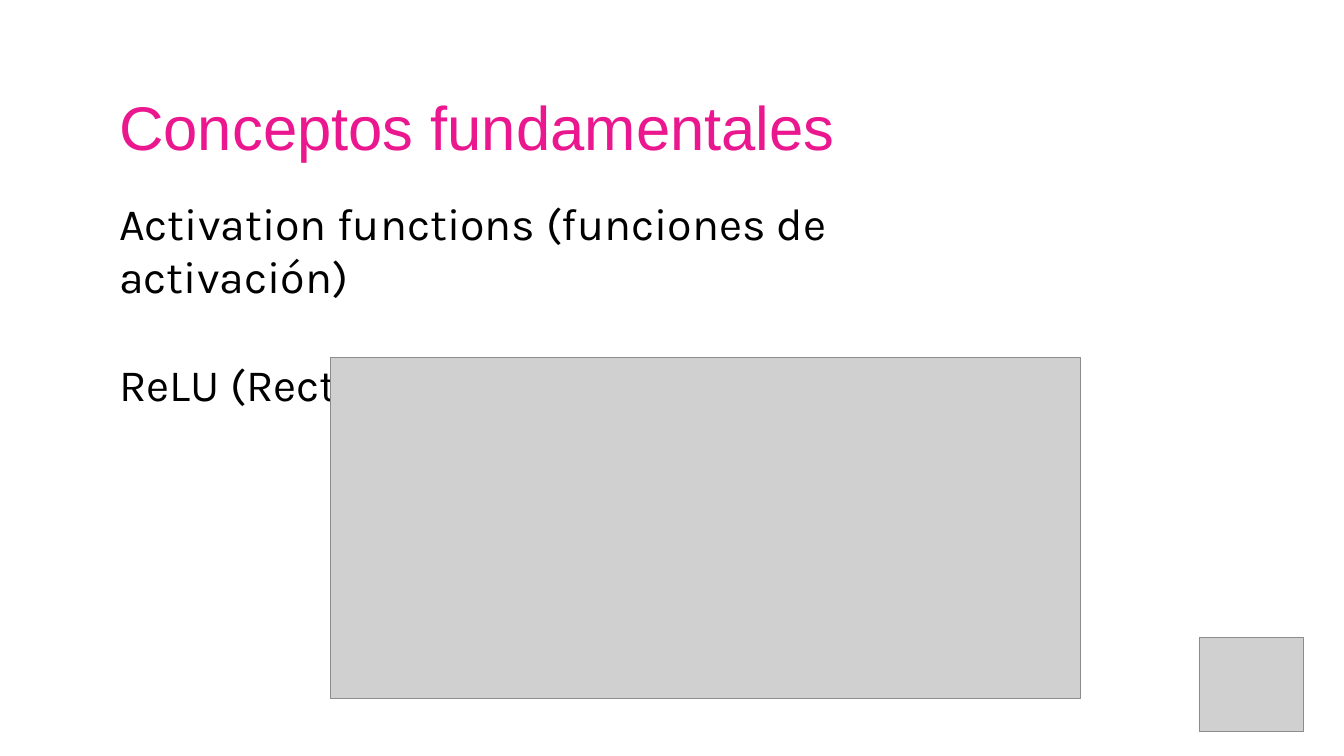
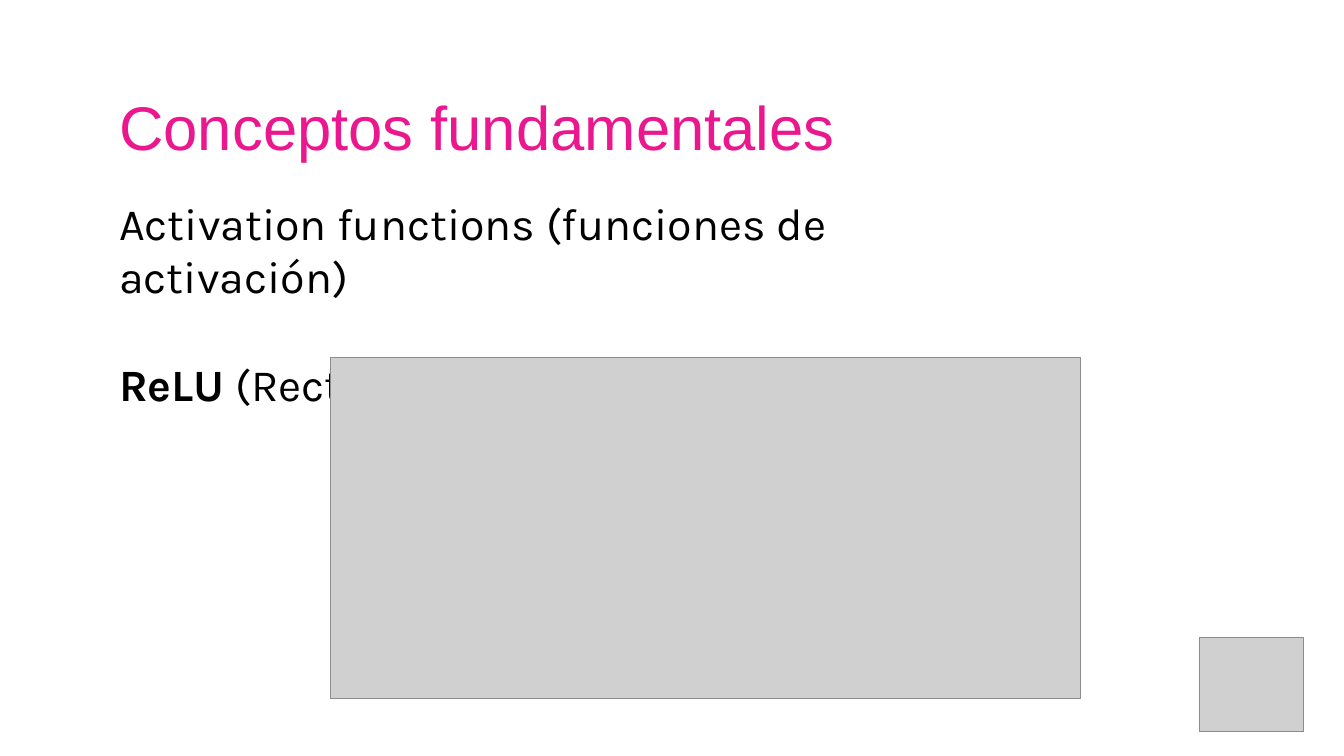
Before and after one commit to AISC-Madrid/workshop-materials, a slide deck: slide 19 of Neural Networks/Slides.pptx (slide 17 before the commit). Drawn at 1344x756 pixels with LibreOffice and Linux fonts; fonts in the diff are those of the drawing; grey boxes stand for pictures. Boxes give left, top, right and bottom in pixels: in the first picture for what was removed or moved away, otherwise in the second. Text is boxed around its words. In the diff, an @@ line names an element or a change of style, - is before the commit and + after.

```diff
--- a/Neural Networks/Slides.pptx
+++ b/Neural Networks/Slides.pptx
@@ text at (119,355,682,413): bold on in "ReLU" @@
```
Also in this commit, not shown: 61 other slides changed, 6 slides added, 8 slides removed, 1 other file.
